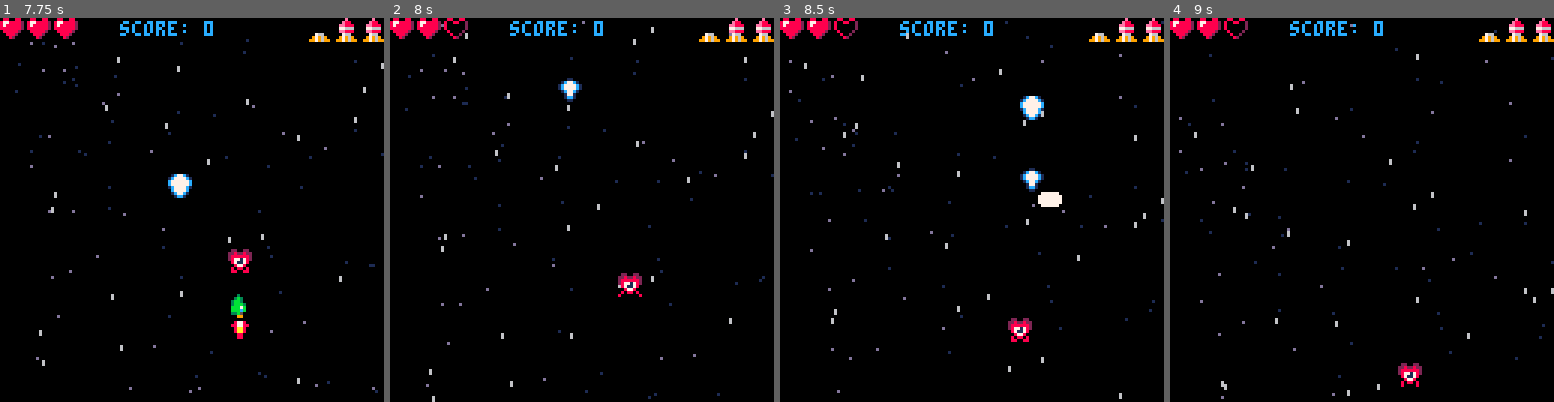
Above: before the commit, frames 1-4 (left to right).
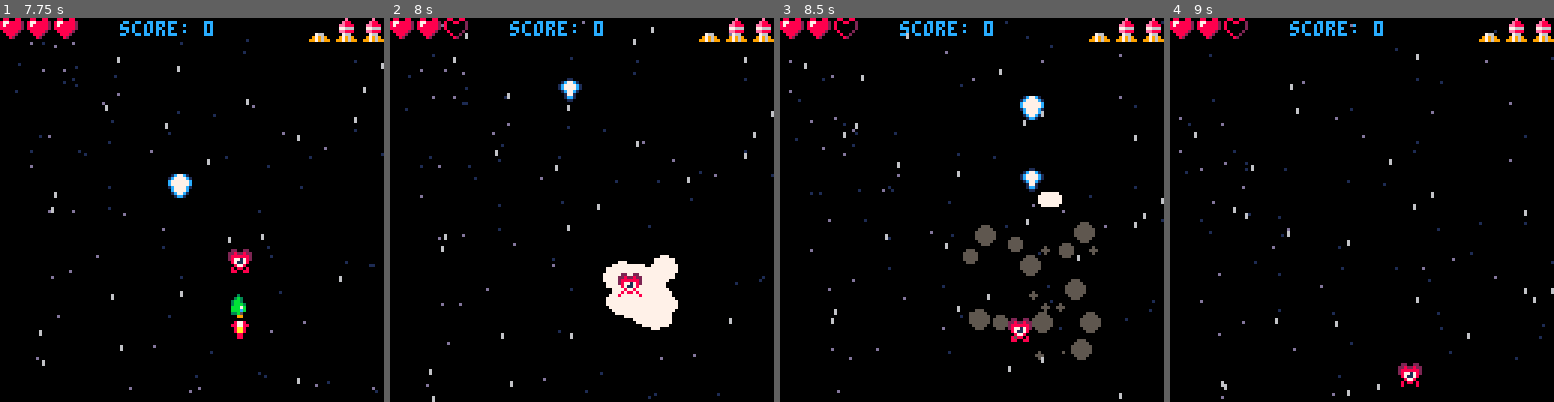
Above: after the commit, the same moments.

Repository: joaquimgamero/pico8-shmup
Game: PICO-8 cartridge shmup.p8
Two runs of this game, one before a commit and one after it. Both use one fixed random seed, a clock stepped at 60 frames per second and the inputs below.
Inputs:
- Up to frame 1 (7.75 s): tap O (Z key) at 0.33, 0.7, 1.43, 2.22, 3.1, 3.98, 4.87, 5.75, 6.63, 7.52 s; tap X (X key) at 1.07, 2.07, 2.4, 2.73, 3.07, 3.4, 3.73, 4.07, 4.4, 4.73, 5.07, 5.4, 5.73, 6.07, 6.4, 6.73, 7.07, 7.4, 7.73 s; hold Left 1.97-2.37 s; hold Down 2.42-2.82 s; hold Right 2.87-3.53 s; hold Up 3.58-4.08 s; hold Right 4.13-4.53 s; hold Down 4.58-5.08 s; hold Left 5.13-5.8 s; hold Up 5.85-6.18 s; hold Left 6.23-6.63 s; hold Down 6.68-7.08 s; hold Right from 7.13 s (still down)
- Up to frame 2 (8 s): release Right at 7.8 s; hold Up from 7.85 s (still down)
- Up to frame 3 (8.5 s): tap X (X key) at 8.07, 8.4 s; release Up at 8.35 s; tap O (Z key) at 8.4 s; hold Right from 8.4 s (still down)
- Up to frame 4 (9 s): tap X (X key) at 8.73 s; release Right at 8.8 s; hold Down from 8.85 s (still down)

Frame 1 is identical in both runs. In frame 2, 2.4% of the frame differs, in the area x 55-75%, y 61-82%; in frame 3, 2.5%, in the area x 47-84%, y 53-90%; in frame 4, nothing differs.

Commit message:
chore: encapsulate explosion color managing

Diff:
--- a/shmup.p8
+++ b/shmup.p8
@@ -178,6 +178,7 @@
  if invul==0 then
 	 for en in all(enemies) do
 	  if collide(ship,en) then
+			 explode(ship.x,ship.y)
 	   lives-=1
 	   sfx(1)
 	   invul=60
@@ -252,25 +253,7 @@
 
  -- render particles
  for p in all(particles) do
-  local p_color=7
-
-  if p.age>5 then
-   p_color=10
-  end
-  if p.age>7 then
-   p_color=9
-  end
-  if p.age>10 then
-   p_color=8
-  end
-  if p.age>12 then
-   p_color=2
-  end
-  if p.age>15 then
-   p_color=5
-  end
-
-  circfill(p.x,p.y,p.size,p_color)
+  circfill(p.x,p.y,p.size,get_red_p_color(p))
  end
 
  -- render enemies
@@ -552,6 +535,28 @@
 	 }
 	 add(particles,particle)
  end
+end
+
+function get_red_p_color(particle)
+	local p_color=7
+
+	if particle.age>5 then
+	 p_color=10
+	end
+	if particle.age>7 then
+	 p_color=9
+	end
+	if particle.age>10 then
+	 p_color=8
+	end
+	if particle.age>12 then
+	 p_color=2
+	end
+	if particle.age>15 then
+	 p_color=5
+	end
+
+	return p_color
 end
 __gfx__
 00000000000030000003300000033000000330000003000000000000000000000000000000000000000000000880088008800880000000000000000000000000
